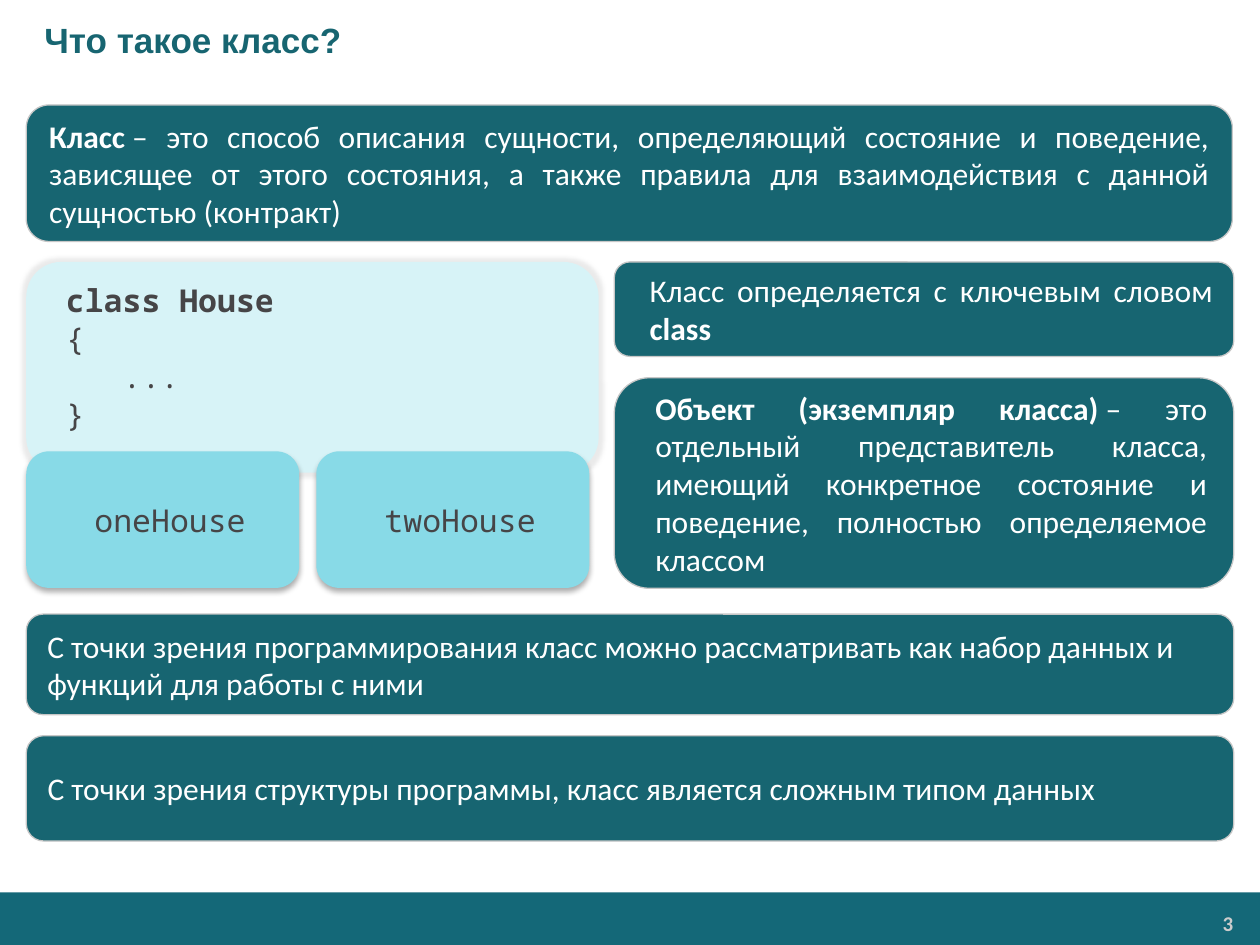
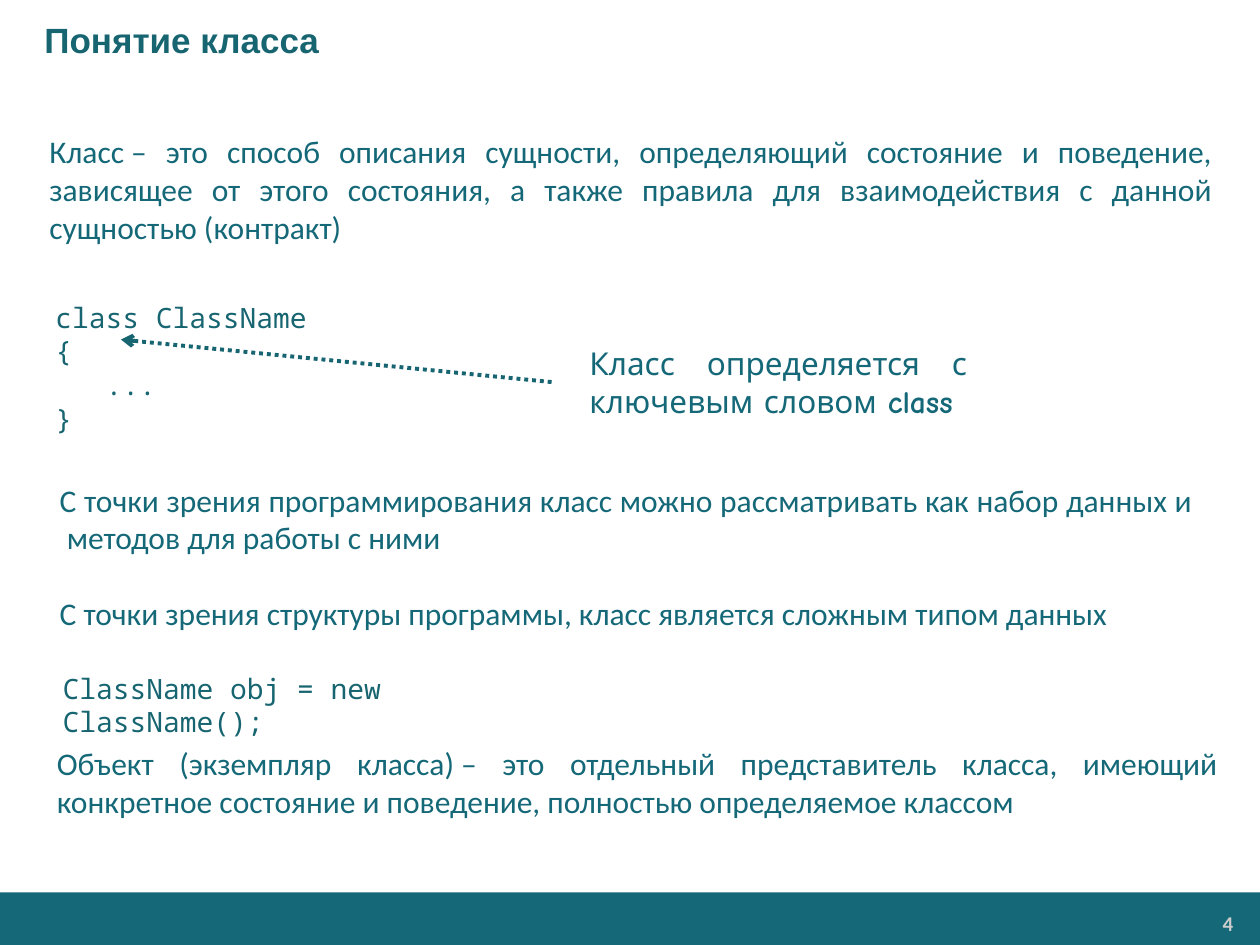
Before and after one commit to EPM-RD-NETLAB/.NET-Framework-modules, a slide deck: slide 4 of M3. Types/Types (RU).pptx (slide 3 before the commit). Drawn at 1260x945 pixels with LibreOffice and Linux fonts; fonts in the diff are those of the drawing; background and template pictures are left out. Boxes give left, top, right and bottom in pixels: in the first picture for what was removed or moved away, otherwise in the second. Text is boxed around its words. In the diff, an @@ line names an element or a change of style, - is before the commit and + after.

```diff
--- a/M3. Types/Types (RU).pptx
+++ b/M3. Types/Types (RU).pptx
@@ title at (44, 29, 319, 54): text changed @@
-Что такое класс?
+Понятие класса
@@ text "Класс – это способ описания ...": place and size @@
-text "Класс – это способ описания ..." at (26, 105, 1232, 241)
+text "Класс – это способ описания ..." at (49, 141, 1212, 245)
@@ text "Класс – это способ описания ..." at (49, 141, 1212, 245): text colour #FFFFFF to #146878; bold off in "Класс"; indent changed; vertical alignment middle to top; fill #176571 to none; outline #C8C8C8 0.75 pt to none @@
@@ rounded rectangle removed at (26, 262, 598, 472) @@
@@ flow chart document "class ClassName": place and size @@
-flow chart document "class ClassName" at (49, 272, 386, 483)
+flow chart document "class ClassName" at (39, 284, 375, 494)
@@ flow chart document "class ClassName" at (39, 284, 375, 494): size 18 to 16 pt, text colour #464547 to #176571 in "{", "...", "}"; fill #D7F3F7 to none @@
@@ text in flow chart document at (55, 306, 307, 335): text changed; size 18 to 16 pt; text colour #464547 to #176571; bold off @@
-class House
+class ClassName
@@ text "Класс определяется с ключевым словом ...": place and size @@
-text "Класс определяется с ключевым словом ..." at (615, 262, 1235, 357)
+text "Класс определяется с ключевым словом ..." at (589, 352, 967, 414)
@@ text "Класс определяется с ключевым словом ..." at (589, 352, 967, 414): font Calibri to Comic Neue, text colour #FFFFFF to #146878; fill #176571 to none; outline #C8C8C8 0.75 pt to none @@
@@ arrow added from (552, 382) to (121, 340), #176571 2.25 pt dashed @@
@@ rounded rectangle removed at (26, 451, 300, 587) @@
-oneHouse
@@ text "С точки зрения программирования класс ...": place and size @@
-text "С точки зрения программирования класс ..." at (26, 614, 1234, 714)
+text "С точки зрения программирования класс ..." at (60, 490, 1192, 631)
@@ text "С точки зрения программирования класс ..." at (60, 490, 1192, 631): vertical alignment middle to top; fill #176571 to none; outline #C8C8C8 0.75 pt to none @@
@@ rounded rectangle removed at (316, 451, 590, 587) @@
-twoHouse
@@ text at (60, 490, 1192, 631): text changed; text colour #FFFFFF to #146878 @@
-С точки зрения программирования класс можно рассматривать как набор данных и функций для работы с ними
+С точки зрения программирования класс можно рассматривать как набор данных и методов для работы с ними
+С точки зрения структуры программы, класс является сложным типом данных
@@ text added at (63, 677, 381, 737), 16 pt, text #176571 @@
+ClassName obj = new ClassName();
@@ rounded rectangle removed at (26, 736, 1234, 842) @@
-С точки зрения структуры программы, класс является сложным типом данных
@@ text "Объект (экземпляр класса) – это ...": place and size @@
-text "Объект (экземпляр класса) – это ..." at (615, 378, 1235, 588)
+text "Объект (экземпляр класса) – это ..." at (57, 752, 1217, 819)
@@ text "Объект (экземпляр класса) – это ..." at (57, 752, 1217, 819): text colour #FFFFFF to #146878; bold off in "Объект (экземпляр класса)"; vertical alignment middle to top; fill #176571 to none; outline #C8C8C8 0.75 pt to none @@
@@ page number at (1223, 917, 1234, 931): text changed @@
-3
+4
```
Also in this commit, not shown: 11 other slides changed, 8 slides added, 9 slides removed, 5 other files.
